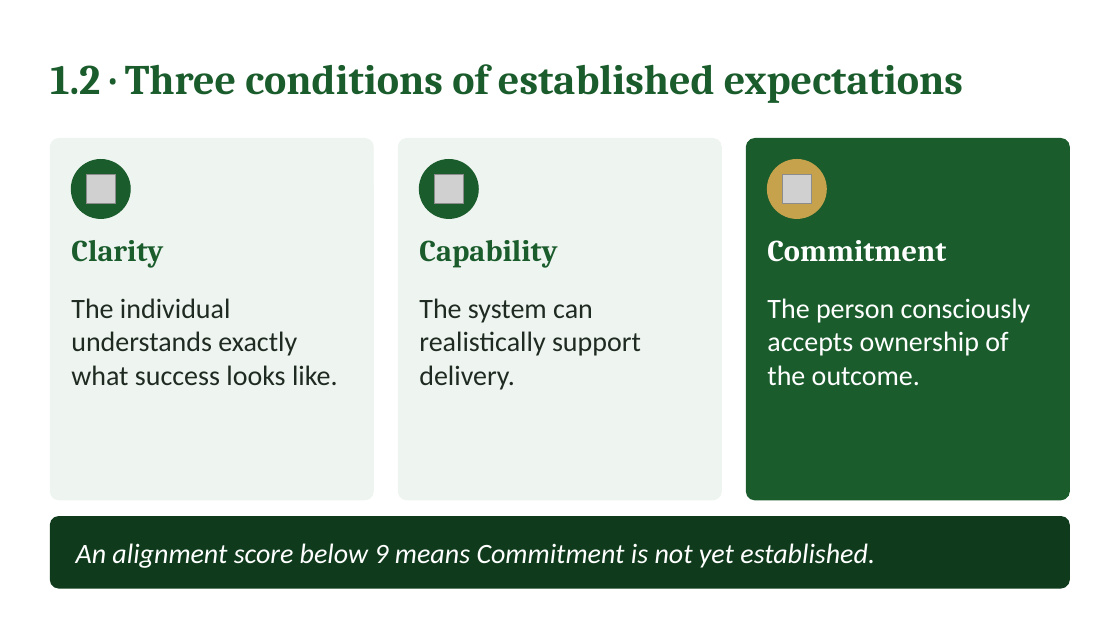
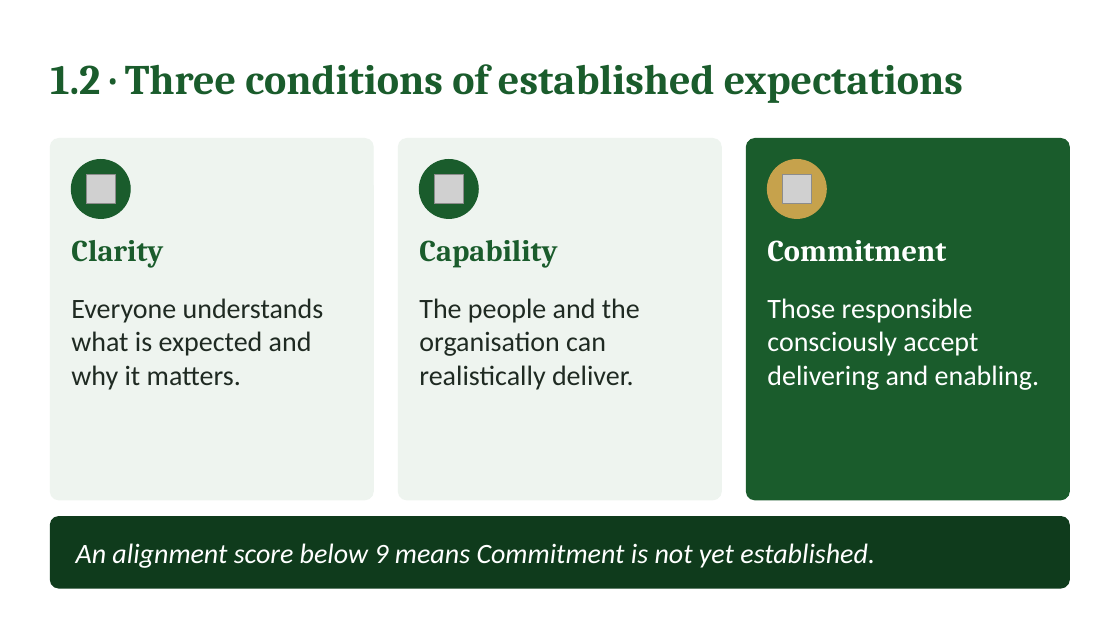
Before and after one commit to IBSL26/ibsl-platform, a slide deck: slide 6 of Unit decks/Unit 07 - Establishing Performance Expectations.pptx. Drawn at 1120x630 pixels with LibreOffice and Linux fonts; fonts in the diff are those of the drawing; grey boxes stand for pictures. Boxes give left, top, right and bottom in pixels: in the first picture for what was removed or moved away, otherwise in the second. Text is boxed around its words. In the diff, an @@ line names an element or a change of style, - is before the commit and + after.

Commit message:
Unit 7: the two performance views (human and organisational)

```diff
--- a/Unit decks/Unit 07 - Establishing Performance Expectations.pptx
+++ b/Unit decks/Unit 07 - Establishing Performance Expectations.pptx
@@ text at (71,298,324,390): text changed @@
-The individual understands exactly what success looks like.
+Everyone understands what is expected and why it matters.
@@ text at (419,298,640,390): text changed @@
-The system can realistically support delivery.
+The people and the organisation can realistically deliver.
@@ text at (767,298,1039,390): text changed @@
-The person consciously accepts ownership of the outcome.
+Those responsible consciously accept delivering and enabling.
```
Also in this commit, not shown: 11 other slides changed, 1 slide removed, 41 other files.
